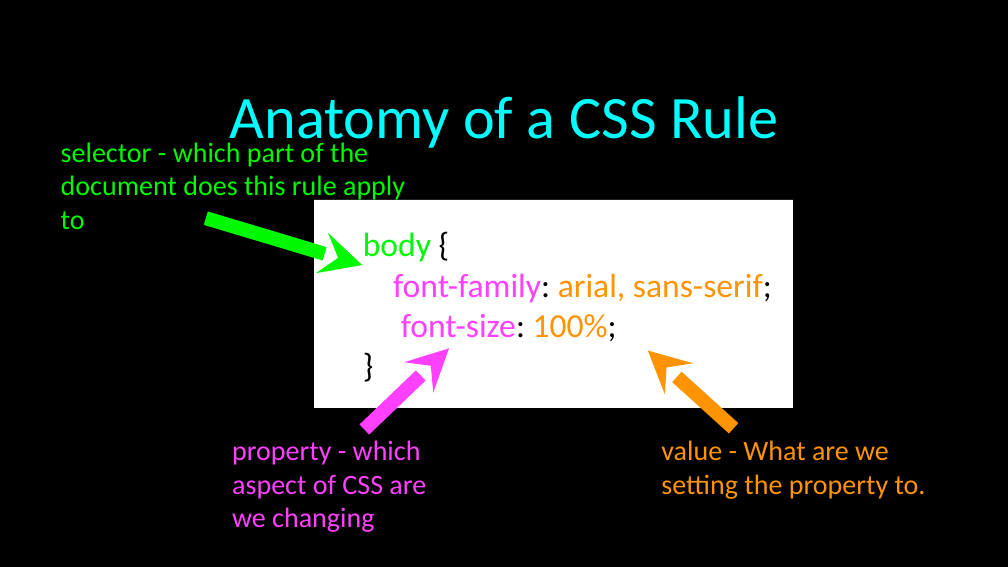
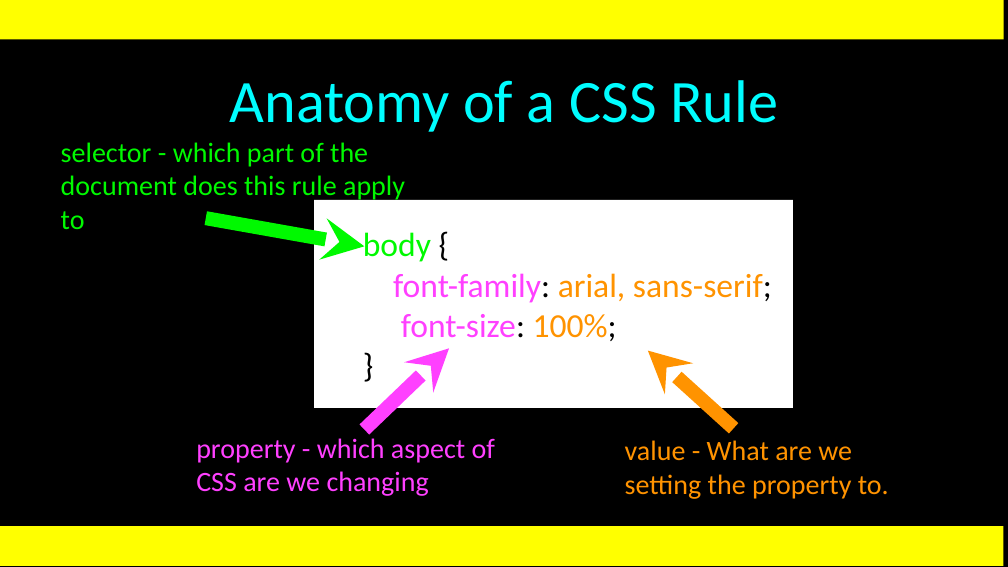
Before and after one commit to csev/wa4e, a slide deck: slide 9 of lectures/Web-03-CSS.ppt (slide 10 before the commit). Drawn at 1008x567 pixels with LibreOffice and Linux fonts; fonts in the diff are those of the drawing. Boxes give left, top, right and bottom in pixels: in the first picture for what was removed or moved away, otherwise in the second. Text is boxed around its words. In the diff, an @@ line names an element or a change of style, - is before the commit and + after.

```diff
--- a/lectures/Web-03-CSS.ppt
+++ b/lectures/Web-03-CSS.ppt
@@ rectangle added at bbox=[0, 0, 1004, 40], fill #FFFF00 @@
@@ title "Anatomy of a CSS Rule": place and size @@
-title "Anatomy of a CSS Rule" at bbox=[230, 96, 778, 153]
+title "Anatomy of a CSS Rule" at bbox=[230, 80, 778, 132]
@@ title "Anatomy of a CSS Rule" at bbox=[230, 80, 778, 132]: vertical alignment bottom to middle @@
@@ arrow moved from (362, 265) - (206, 218) to (364, 246) - (206, 218) @@
@@ text "property - which aspect of ..." rewrapped from bbox=[232, 440, 426, 532] to bbox=[196, 434, 495, 496] @@
@@ text "value - What are we ...": place and size @@
-text "value - What are we ..." at bbox=[661, 440, 926, 499]
+text "value - What are we ..." at bbox=[625, 440, 889, 499]
@@ rectangle added at bbox=[0, 526, 1004, 566], fill #FFFF00 @@
```
Also in this commit, not shown: 29 other slides changed, 4 slides added, 5 slides removed, 1 other file.
